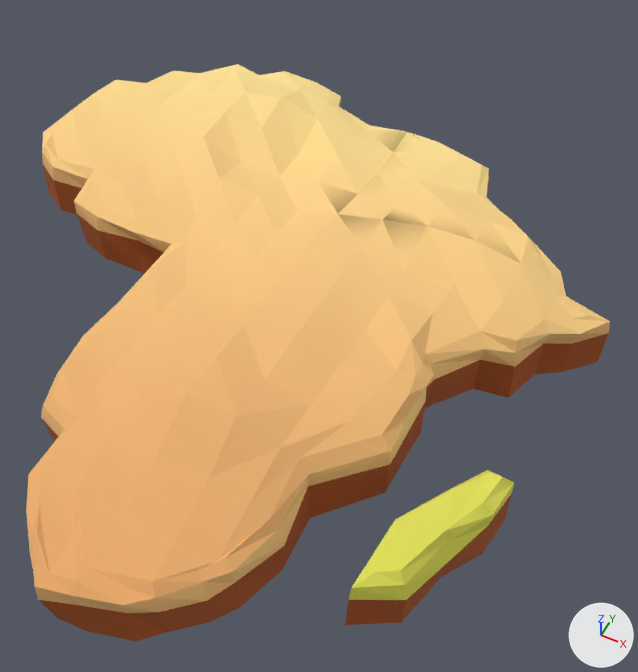
An edit to the glTF model FE/worldy/src/assets/lowpoly/africa.glb, drawn before and after from the same camera.
The view is the same before and after, from a camera (50 mm lens) standing at (0.0, -3.12, 3.77) and looking at (-1.48, -0.16, 0.07). Arrows for +X, +Y and +Z are at lower right; the lights stay in place. Where no turn or scale is listed for an object, it has been applied to the vertices. Vertices at the same position are counted once.

The older version as bpy lines, for what is in view:
```python
me_ground_2_world_ap_0_009 = bpy.data.meshes.new('Ground_2_World ap_0.009')
me_ground_2_world_ap_0_009.from_pydata(...)  # 341 vertices, 584 faces; spans x -1.41..2.51, y -4.91..-0.82, z 0.1..0.77
# faces by material slot: [54, 530]
me_ground_2_world_ap_0_009.materials.append(mat_world_ap_008)  # picture img_clouds_basecolor
me_ground_2_world_ap_0_009.materials.append(mat_world_ap)  # picture img_clouds_basecolor
me_ground_2_world_ap_0_022 = bpy.data.meshes.new('Ground_2_World ap_0.022')
me_ground_2_world_ap_0_022.from_pydata(...)  # 75 vertices, 115 faces; spans x 0.827..2.231, y -2.285..-1.103, z 0.117..0.725
# faces by material slot: [80, 35]
me_ground_2_world_ap_0_022.materials.append(mat_world_ap)  # picture img_clouds_basecolor
me_ground_2_world_ap_0_022.materials.append(mat_매테리얼_015)  # beige #cdc3a0
ob_africa = bpy.data.objects.new('africa', me_ground_2_world_ap_0_009)
ob_africa.location = (-2.543, 2.795, -0.28)
ob_africa_egypt = bpy.data.objects.new('africa_Egypt', me_ground_2_world_ap_0_022)
ob_africa_egypt.location = (-2.543, 2.795, -0.28)
```
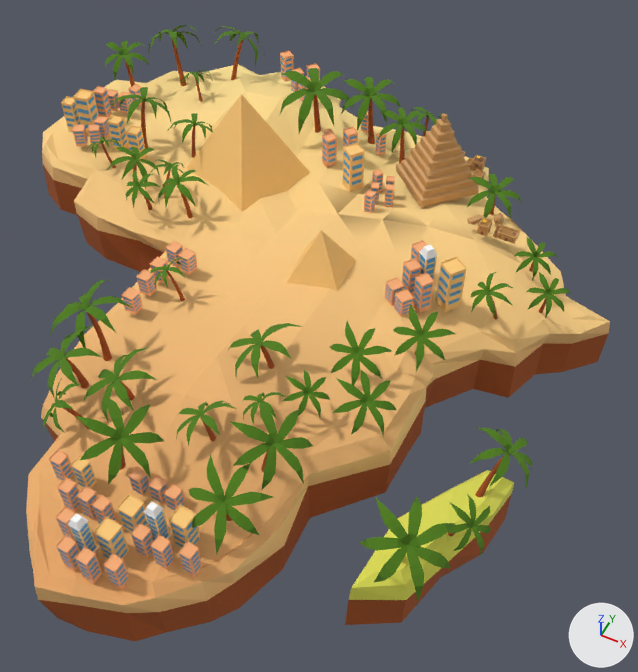
Where the change shows, as pixel boxes (x1, y1, x2, y2) in the pictures (638 x 672 px):
'africa', reshaped (7% taller): before (26, 64, 610, 641); after (26, 25, 610, 641)
'africa_Egypt', reshaped (15% taller): before (338, 132, 566, 297); after (338, 107, 566, 297)
part 1 of me_ground_2_world_ap_0_009, added: after (31, 25, 571, 602)
part 2 of me_ground_2_world_ap_0_022, added (orange): after (363, 107, 558, 281)

Patch to the scene script:
```diff
--- a/FE/worldy/src/assets/lowpoly/africa.glb.py
+++ b/FE/worldy/src/assets/lowpoly/africa.glb.py
@@ me_ground_2_world_ap_0_009 @@
-me_ground_2_world_ap_0_009.from_pydata(...)  # 341 vertices, 584 faces; spans x -1.41..2.51, y -4.91..-0.82, z 0.1..0.77
+me_ground_2_world_ap_0_009.from_pydata(...)  # 13883 vertices, 23209 faces; spans x -1.41..2.51, y -4.91..-0.82, z 0.1..1.09
+# me_ground_2_world_ap_0_009 part 1: 13542 vertices added at x -1.29..2.42, y -4.79..-0.87, z 0.29..1.09
 me_ground_2_world_ap_0_009.materials.append(mat_world_ap_008)
 me_ground_2_world_ap_0_009.materials.append(mat_world_ap)
+me_ground_2_world_ap_0_009.materials.append(mat_world_ap_040)  # picture img_clouds_basecolor
+me_ground_2_world_ap_0_009.materials.append(mat_world_ap_042)  # picture img_clouds_basecolor
@@ me_ground_2_world_ap_0_022 @@
-me_ground_2_world_ap_0_022.from_pydata(...)  # 75 vertices, 115 faces; spans x 0.827..2.231, y -2.285..-1.103, z 0.117..0.725
+me_ground_2_world_ap_0_022.from_pydata(...)  # 5195 vertices, 8357 faces; spans x 0.752..2.231, y -2.4..-1.103, z 0.117..1.144
+# me_ground_2_world_ap_0_022 part 2: 5120 vertices added at x 0.752..2.134, y -2.4..-1.166, z 0.468..1.144
 me_ground_2_world_ap_0_022.materials.append(mat_world_ap)
 me_ground_2_world_ap_0_022.materials.append(mat_매테리얼_015)
+me_ground_2_world_ap_0_022.materials.append(mat_11_brown_medium)  # brown #885b39
+me_ground_2_world_ap_0_022.materials.append(mat_13_brown_light)  # orange #cd9b60
+me_ground_2_world_ap_0_022.materials.append(mat_12_brown)  # brown #a8783e
+me_ground_2_world_ap_0_022.materials.append(mat_10_brown_dark)  # brown #67492d
+me_ground_2_world_ap_0_022.materials.append(mat_world_ap_040)  # picture img_clouds_basecolor
+me_ground_2_world_ap_0_022.materials.append(mat_13_brown_light_005)  # orange #cd9b60
+me_ground_2_world_ap_0_022.materials.append(mat_13_brown_light_008)  # orange #cd9b60
+me_ground_2_world_ap_0_022.materials.append(mat_12_brown_003)  # brown #a8783e
+me_ground_2_world_ap_0_022.materials.append(mat_10_brown_dark_005)  # brown #67492d
+me_ground_2_world_ap_0_022.materials.append(mat_11_brown_medium_015)  # brown #885b39
+me_ground_2_world_ap_0_022.materials.append(mat_13_brown_light_009)  # orange #cd9b60
+me_ground_2_world_ap_0_022.materials.append(mat_12_brown_004)  # brown #a8783e
+me_ground_2_world_ap_0_022.materials.append(mat_10_brown_dark_006)  # brown #67492d
+me_ground_2_world_ap_0_022.materials.append(mat_11_brown_medium_016)  # brown #885b39
+me_ground_2_world_ap_0_022.materials.append(mat_30_yellow_004)  # yellow #fdc524
+me_ground_2_world_ap_0_022.materials.append(mat_10_brown_dark_007)  # brown #67492d
+me_ground_2_world_ap_0_022.materials.append(mat_13_brown_light_011)  # orange #cd9b60
+me_ground_2_world_ap_0_022.materials.append(mat_10_brown_dark_008)  # brown #67492d
+me_ground_2_world_ap_0_022.materials.append(mat_30_yellow_005)  # yellow #fdc524
+me_ground_2_world_ap_0_022.materials.append(mat_10_brown_dark_009)  # brown #67492d
```
